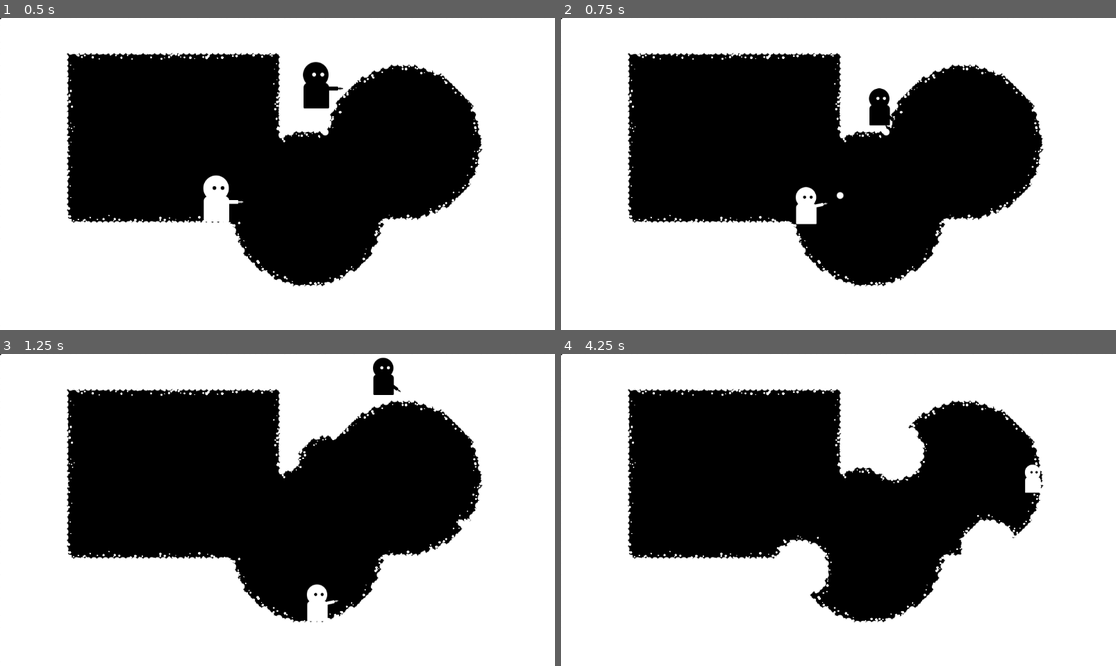
Above: before the commit, frames 1-4 (two rows, left to right).
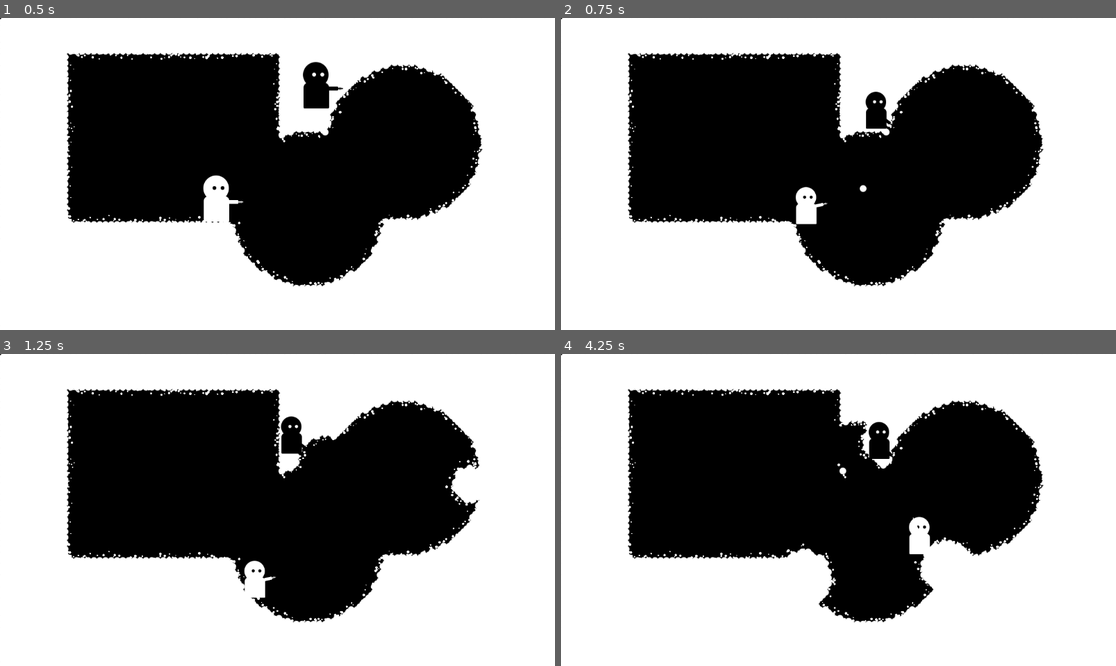
Above: after the commit, the same moments.

Repository: RobotRamen/margin
Game: Godot game, scene res://level_0.tscn
Two runs of this game, one before a commit and one after it. Both use one fixed random seed, a clock stepped at 60 frames per second and the inputs below.
Inputs (mouse positions are in pixels of both pictures, inside the frame that each line leads up to):
- Up to frame 1 (0.5 s): no input
- Up to frame 2 (0.75 s): move the mouse to (960, 158) at 0.52 s; hold D (right_1, bound only before the commit) from 0.53 s (still down); tap Ctrl (restore_1, bound only before the commit) at 0.6 s; click (960, 158) at 0.67 s
- Up to frame 3 (1.25 s): keep holding D (right_1, bound only before the commit); tap Space (jump_1, bound only before the commit) at 0.77, 1.07 s; tap E (switch, bound only after the commit) at 0.8 s
- Up to frame 4 (4.25 s): move the mouse to (727, 525) at 1.27 s; tap E (switch, bound only after the commit) at 1.35, 3.05, 3.6 s; click (727, 525) at 1.42 s; tap Space (jump_1, bound only before the commit) at 1.52, 1.55, 1.82, 2.1, 3.02, 3.32, 3.77, 3.8, 4.07 s; move the mouse to (894, 441) at 2.02 s; release D (right_1, bound only before the commit) at 2.03 s; hold A (left_1, bound only before the commit) 2.03-2.78 s; click (894, 441) at 2.17 s; tap Ctrl (restore_1, bound only before the commit) at 2.3, 2.85 s; move the mouse to (810, 572) at 2.77 s; hold D (right_1, bound only before the commit) from 2.78 s (still down); click (810, 572) at 2.92 s; move the mouse to (1005, 556) at 3.52 s; click (1005, 556) at 3.67 s

Frame 1 is identical in both runs. In frame 2, 0.3% of the frame differs, in the area x 49-61%, y 22-59%; in frame 3, 2.3%; in frame 4, 4.6%, in the area x 38-87%, y 21-81%.

Commit message:
refactoring character to make white and black the same, adding inputs

Diff:
--- a/project.godot
+++ b/project.godot
@@ -19,36 +19,123 @@
 
 up_1={
 "deadzone": 0.5,
-"events": [Object(InputEventKey,"resource_local_to_scene":false,"resource_name":"","device":-1,"window_id":0,"alt_pressed":false,"shift_pressed":false,"ctrl_pressed":false,"meta_pressed":false,"pressed":false,"keycode":0,"physical_keycode":87,"key_label":0,"unicode":119,"echo":false,"script":null)
+"events": [Object(InputEventJoypadMotion,"resource_local_to_scene":false,"resource_name":"","device":1,"axis":1,"axis_value":-1.0,"script":null)
 ]
 }
 left_1={
 "deadzone": 0.5,
-"events": [Object(InputEventKey,"resource_local_to_scene":false,"resource_name":"","device":-1,"window_id":0,"alt_pressed":false,"shift_pressed":false,"ctrl_pressed":false,"meta_pressed":false,"pressed":false,"keycode":0,"physical_keycode":65,"key_label":0,"unicode":97,"echo":false,"script":null)
+"events": [Object(InputEventJoypadMotion,"resource_local_to_scene":false,"resource_name":"","device":1,"axis":0,"axis_value":-1.0,"script":null)
 ]
 }
 right_1={
 "deadzone": 0.5,
-"events": [Object(InputEventKey,"resource_local_to_scene":false,"resource_name":"","device":-1,"window_id":0,"alt_pressed":false,"shift_pressed":false,"ctrl_pressed":false,"meta_pressed":false,"pressed":false,"keycode":0,"physical_keycode":68,"key_label":0,"unicode":100,"echo":false,"script":null)
+"events": [Object(InputEventJoypadMotion,"resource_local_to_scene":false,"resource_name":"","device":1,"axis":0,"axis_value":1.0,"script":null)
 ]
 }
 down_1={
 "deadzone": 0.5,
-"events": [Object(InputEventKey,"resource_local_to_scene":false,"resource_name":"","device":-1,"window_id":0,"alt_pressed":false,"shift_pressed":false,"ctrl_pressed":false,"meta_pressed":false,"pressed":false,"keycode":0,"physical_keycode":83,"key_label":0,"unicode":115,"echo":false,"script":null)
+"events": [Object(InputEventJoypadMotion,"resource_local_to_scene":false,"resource_name":"","device":1,"axis":1,"axis_value":1.0,"script":null)
 ]
 }
 jump_1={
 "deadzone": 0.5,
-"events": [Object(InputEventKey,"resource_local_to_scene":false,"resource_name":"","device":-1,"window_id":0,"alt_pressed":false,"shift_pressed":false,"ctrl_pressed":false,"meta_pressed":false,"pressed":false,"keycode":0,"physical_keycode":32,"key_label":0,"unicode":32,"echo":false,"script":null)
+"events": [Object(InputEventJoypadButton,"resource_local_to_scene":false,"resource_name":"","device":1,"button_index":0,"pressure":0.0,"pressed":true,"script":null)
 ]
 }
 shoot_1={
 "deadzone": 0.5,
-"events": []
+"events": [Object(InputEventJoypadMotion,"resource_local_to_scene":false,"resource_name":"","device":1,"axis":5,"axis_value":1.0,"script":null)
+]
 }
 restore_1={
 "deadzone": 0.5,
+"events": [Object(InputEventJoypadMotion,"resource_local_to_scene":false,"resource_name":"","device":1,"axis":4,"axis_value":1.0,"script":null)
+]
+}
+look_up_1={
+"deadzone": 0.5,
+"events": [Object(InputEventJoypadMotion,"resource_local_to_scene":false,"resource_name":"","device":1,"axis":3,"axis_value":-1.0,"script":null)
+]
+}
+look_down_1={
+"deadzone": 0.5,
+"events": [Object(InputEventJoypadMotion,"resource_local_to_scene":false,"resource_name":"","device":1,"axis":3,"axis_value":1.0,"script":null)
+]
+}
+look_left_1={
+"deadzone": 0.5,
+"events": [Object(InputEventJoypadMotion,"resource_local_to_scene":false,"resource_name":"","device":1,"axis":2,"axis_value":-1.0,"script":null)
+]
+}
+look_right_1={
+"deadzone": 0.5,
+"events": [Object(InputEventJoypadMotion,"resource_local_to_scene":false,"resource_name":"","device":1,"axis":2,"axis_value":1.0,"script":null)
+]
+}
+up_0={
+"deadzone": 0.5,
+"events": [Object(InputEventJoypadMotion,"resource_local_to_scene":false,"resource_name":"","device":0,"axis":1,"axis_value":-1.0,"script":null)
+, Object(InputEventKey,"resource_local_to_scene":false,"resource_name":"","device":-1,"window_id":0,"alt_pressed":false,"shift_pressed":false,"ctrl_pressed":false,"meta_pressed":false,"pressed":false,"keycode":0,"physical_keycode":87,"key_label":0,"unicode":119,"echo":false,"script":null)
+]
+}
+down_0={
+"deadzone": 0.5,
+"events": [Object(InputEventKey,"resource_local_to_scene":false,"resource_name":"","device":-1,"window_id":0,"alt_pressed":false,"shift_pressed":false,"ctrl_pressed":false,"meta_pressed":false,"pressed":false,"keycode":0,"physical_keycode":83,"key_label":0,"unicode":115,"echo":false,"script":null)
+, Object(InputEventJoypadMotion,"resource_local_to_scene":false,"resource_name":"","device":0,"axis":1,"axis_value":1.0,"script":null)
+]
+}
+left_0={
+"deadzone": 0.5,
+"events": [Object(InputEventKey,"resource_local_to_scene":false,"resource_name":"","device":-1,"window_id":0,"alt_pressed":false,"shift_pressed":false,"ctrl_pressed":false,"meta_pressed":false,"pressed":false,"keycode":0,"physical_keycode":65,"key_label":0,"unicode":97,"echo":false,"script":null)
+, Object(InputEventJoypadMotion,"resource_local_to_scene":false,"resource_name":"","device":0,"axis":0,"axis_value":-1.0,"script":null)
+]
+}
+right_0={
+"deadzone": 0.5,
+"events": [Object(InputEventKey,"resource_local_to_scene":false,"resource_name":"","device":-1,"window_id":0,"alt_pressed":false,"shift_pressed":false,"ctrl_pressed":false,"meta_pressed":false,"pressed":false,"keycode":0,"physical_keycode":68,"key_label":0,"unicode":100,"echo":false,"script":null)
+, Object(InputEventJoypadMotion,"resource_local_to_scene":false,"resource_name":"","device":0,"axis":0,"axis_value":1.0,"script":null)
+]
+}
+jump_0={
+"deadzone": 0.5,
+"events": [Object(InputEventKey,"resource_local_to_scene":false,"resource_name":"","device":-1,"window_id":0,"alt_pressed":false,"shift_pressed":false,"ctrl_pressed":false,"meta_pressed":false,"pressed":false,"keycode":0,"physical_keycode":32,"key_label":0,"unicode":32,"echo":false,"script":null)
+, Object(InputEventJoypadButton,"resource_local_to_scene":false,"resource_name":"","device":0,"button_index":0,"pressure":0.0,"pressed":true,"script":null)
+]
+}
+shoot_0={
+"deadzone": 0.5,
+"events": [Object(InputEventJoypadMotion,"resource_local_to_scene":false,"resource_name":"","device":0,"axis":5,"axis_value":1.0,"script":null)
+]
+}
+restore_0={
+"deadzone": 0.5,
 "events": [Object(InputEventKey,"resource_local_to_scene":false,"resource_name":"","device":-1,"window_id":0,"alt_press …(182 unchanged characters)…
+, Object(InputEventJoypadMotion,"resource_local_to_scene":false,"resource_name":"","device":0,"axis":4,"axis_value":1.0,"script":null)
+]
+}
+look_up_0={
+"deadzone": 0.5,
+"events": [Object(InputEventJoypadMotion,"resource_local_to_scene":false,"resource_name":"","device":0,"axis":3,"axis_value":-1.0,"script":null)
+]
+}
+look_down_0={
+"deadzone": 0.5,
+"events": [Object(InputEventJoypadMotion,"resource_local_to_scene":false,"resource_name":"","device":0,"axis":3,"axis_value":1.0,"script":null)
+]
+}
+look_left_0={
+"deadzone": 0.5,
+"events": [Object(InputEventJoypadMotion,"resource_local_to_scene":false,"resource_name":"","device":0,"axis":2,"axis_value":-1.0,"script":null)
+]
+}
+look_right_0={
+"deadzone": 0.5,
+"events": [Object(InputEventJoypadMotion,"resource_local_to_scene":false,"resource_name":"","device":0,"axis":2,"axis_value":1.0,"script":null)
+]
+}
+switch={
+"deadzone": 0.5,
+"events": [Object(InputEventKey,"resource_local_to_scene":false,"resource_name":"","device":-1,"window_id":0,"alt_pressed":false,"shift_pressed":false,"ctrl_pressed":false,"meta_pressed":false,"pressed":false,"keycode":0,"physical_keycode":69,"key_label":0,"unicode":101,"echo":false,"script":null)
 ]
 }
 
--- a/white_character.gd
+++ b/white_character.gd
@@ -1,5 +1,20 @@
 extends CharacterBody2D
 
+var mouse_input = Vector2()
+var wasd_input = Vector2()
+
+@export var colour = 1
+
+@export var controlled_by_0 = true
+@export var controlled_by_1 = false
+var jump_b = "jump_0"
+var shoot_b = "shoot_0"
+var restore_b = "restore_0"
+var switch_b = "switch"
+
+var bullet_impulse = 2000
+
+var direction
 
 const SPEED = 300.0
 const JUMP_VELOCITY = -500.0
@@ -10,10 +25,10 @@
 
 @onready var bullet_spawn = $"gun/bullet spawn"
 
-const WHITE_RESTORE = preload("res://white_restore.tscn")
-const bullet = preload("res://white_bullet.tscn")
+@export var restore_scene = preload("res://white_restore.tscn")
+@export var bullet_scene = preload("res://white_bullet.tscn")
 
-var whitened_pixels = []
+var restore_pixels = []
 var size_restore_step =  Vector2(0.01,0.01)
 
 
@@ -22,33 +37,50 @@
 var size_increment =  Vector2(0.2,0.2)
 
 
+func _ready():
+	if controlled_by_0:
+		jump_b = "jump_0"
+		shoot_b = "shoot_0"
+		restore_b = "restore_0"
+	if controlled_by_1:
+		jump_b = "jump_1"
+		shoot_b = "shoot_1"
+		restore_b = "restore_1"
+
+
 func _physics_process(delta):
 	# Add the gravity.
 	if not is_on_floor():
 		velocity.y += gravity * delta
 
 	# Handle Jump.
-	if Input.is_action_just_pressed("jump_1") and is_on_floor():
+	if Input.is_action_just_pressed(jump_b) and is_on_floor():
 		velocity.y = JUMP_VELOCITY
 
-	if Input.is_action_just_pressed("restore_1"):
+	if Input.is_action_just_pressed(restore_b):
 		restore()
+
+	if Input.is_action_just_pressed(switch_b):
+		switch()
 
 	# Get the input direction and handle the movement/deceleration.
 	# As good practice, you should replace UI actions with custom gameplay actions.
-	var direction = Input.get_axis("left_1", "right_1")
-	if direction:
-		velocity.x = direction * SPEED
+	if controlled_by_0:
+		direction = Input.get_axis("left_0", "right_0")
+	elif controlled_by_1:
+		direction = Input.get_axis("left_1", "right_1")
 	else:
-		velocity.x = move_toward(velocity.x, 0, SPEED)
+		direction = 0
+
+	velocity.x = direction * SPEED
 
 	move_and_slide()
 
 func _input(event):
-	if event is InputEventMouseButton:
+	if event is InputEventMouseButton and controlled_by_0:
 		if event.pressed:
 			fire(event.position)
-	elif event is InputEventMouseMotion:
+	elif event is InputEventMouseMotion and controlled_by_0:
 		gun.look_at(event.position)
 
 func fire(mouse_position):
@@ -56,32 +88,44 @@
 		scale = max_size
 	else:
 		scale = (scale-size_increment).clamp(min_size, max_size)
-		var new_bullet : RigidBody2D = bullet.instantiate()
+		var new_bullet : RigidBody2D = bullet_scene.instantiate()
 		add_sibling(new_bullet)
 		new_bullet.position = bullet_spawn.global_position
-		new_bullet.apply_central_impulse((mouse_position - new_bullet.position).normalized() * 1000.0)
+		new_bullet.apply_central_impulse((mouse_position - new_bullet.position).normalized() * bullet_impulse)
 
 func add_whitened_pixel(pixel):
-	if pixel not in whitened_pixels:
-		whitened_pixels.append(pixel)
+	if pixel not in restore_pixels:
+		restore_pixels.append(pixel)
 
 func restore():
 	var restores = 0
-	for pix in whitened_pixels:
-		if pix.get_meta("colour", 0) == 2:
+	for pix in restore_pixels:
+
+		if colour == 1 and pix.get_meta("colour", 0) == 2:
 			restores += 1
 			pix.visible = false
 			pix.set_collision_layer_value(2, true)
 			pix.set_collision_layer_value(1, false)
-			var new_restore = WHITE_RESTORE.instantiate()
+			var new_restore = restore_scene.instantiate()
 			add_sibling(new_restore)
 			new_restore.position = pix.position
 			new_restore.scale *= randf_range(0.2, 1.)
+
+		elif colour == 2 and pix.get_meta("colour", 0) == 1:
+			restores += 1
+			pix.visible = true
+			pix.set_collision_layer_value(1, true)
+			pix.set_collision_layer_value(2, false)
+			var new_restore = restore_scene.instantiate()
+			add_sibling(new_restore)
+			new_restore.position = pix.position
+			new_restore.scale *= randf_range(0.2, 1.)
+
 	if(restores):
 		size_restore_step = (max_size - scale)/restores
 	else:
 		size_restore_step = max_size - scale
-	whitened_pixels = []
+	restore_pixels = []
 
 func on_restore_pickup():
 	if scale >= max_size:
@@ -89,3 +133,16 @@
 	else:
 		scale += size_restore_step
 		scale.clamp(min_size, max_size)
+
+
+func switch():
+	controlled_by_0 = !controlled_by_0
+	controlled_by_1 = !controlled_by_1
+	if controlled_by_0:
+		jump_b = "jump_0"
+		shoot_b = "shoot_0"
+		restore_b = "restore_0"
+	else:
+		jump_b = "jump_1"
+		shoot_b = "shoot_1"
+		restore_b = "restore_1"
